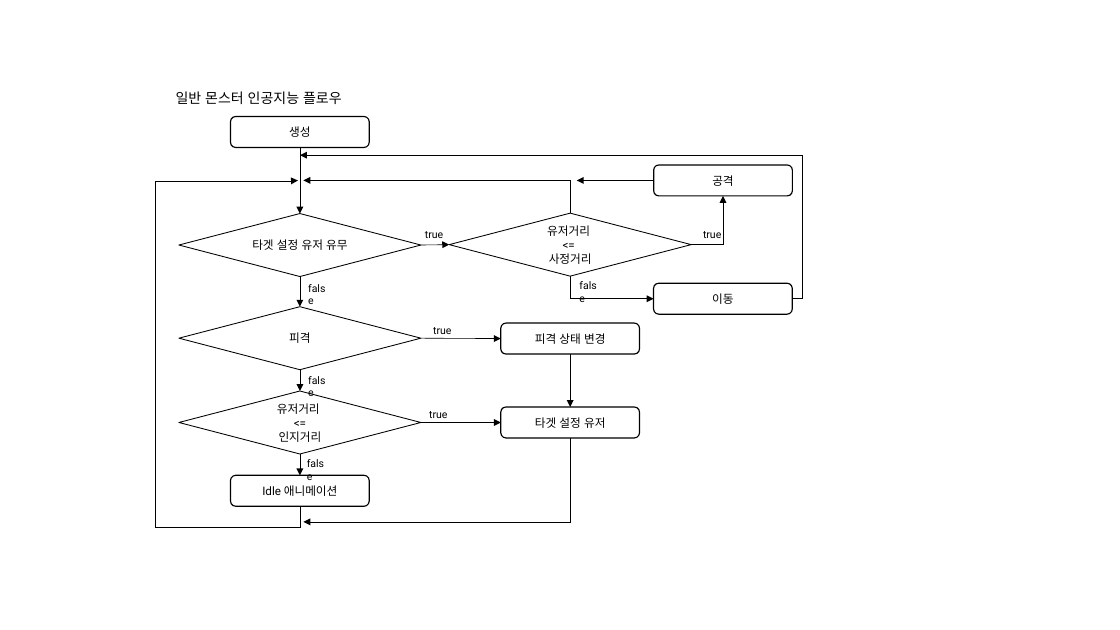
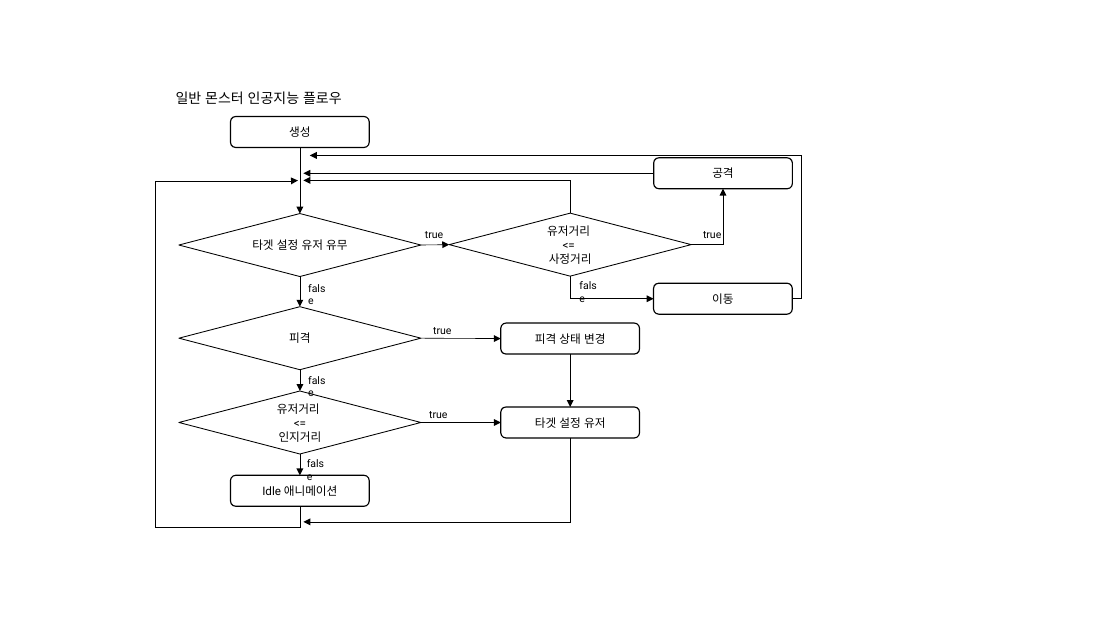
Before and after one commit to haein0303/AlgaeEater, a slide deck: slide 7 of Document/Source/보스 콘텐츠 시스템 UI.pptx. Drawn at 1120x630 pixels with LibreOffice and Linux fonts; fonts in the diff are those of the drawing. Boxes give left, top, right and bottom in pixels: in the first picture for what was removed or moved away, otherwise in the second. Text is boxed around its words. In the diff, an @@ line names an element or a change of style, - is before the commit and + after.

```diff
--- a/Document/Source/보스 콘텐츠 시스템 UI.pptx
+++ b/Document/Source/보스 콘텐츠 시스템 UI.pptx
@@ arrow moved from (654, 181) - (577, 181) to (654, 173) - (303, 173) @@
@@ elbow arrow moved from (792, 299) - (300, 155) to (792, 299) - (310, 155) @@
@@ rounded rectangle "공격": place and size @@
-rounded rectangle "공격" at (654, 165, 792, 196)
+rounded rectangle "공격" at (654, 158, 792, 189)
@@ elbow arrow moved from (691, 245) - (723, 196) to (691, 245) - (723, 189) @@
```
Also in this commit, not shown: 2 other slides changed, 3 other files.
